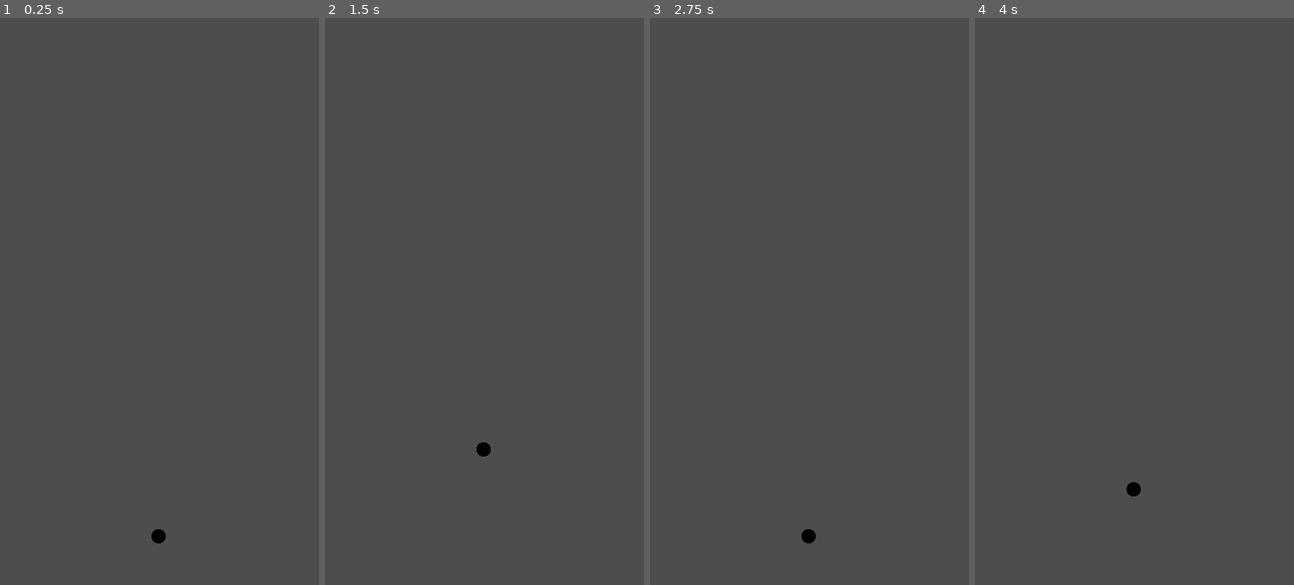
Above: before the commit, frames 1-4 (left to right).
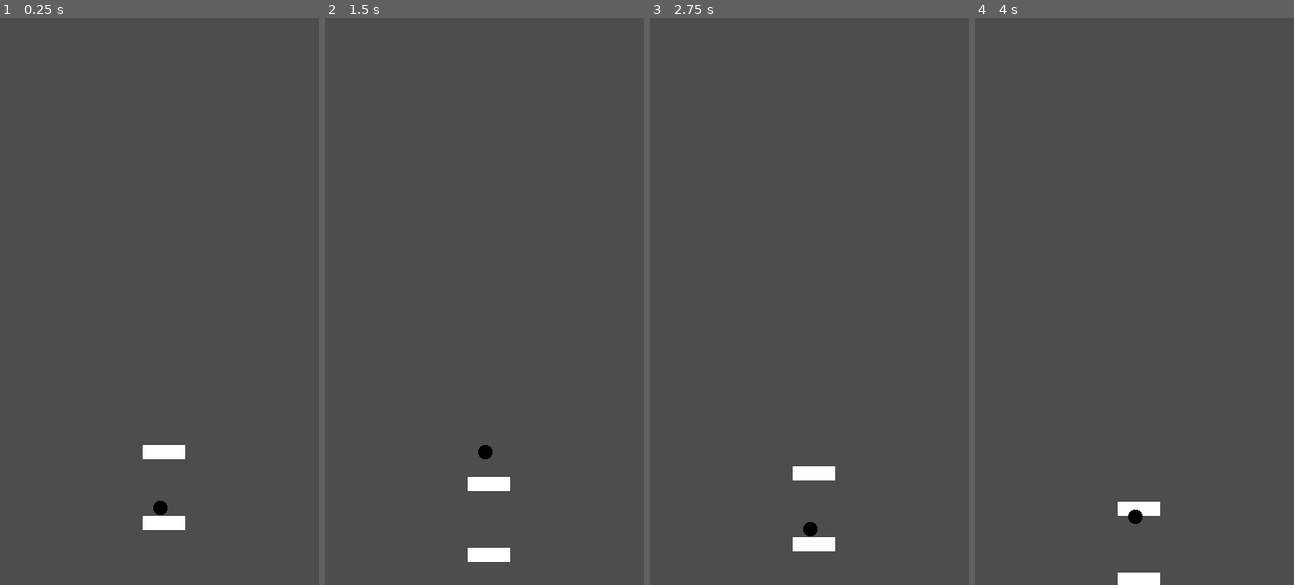
Above: after the commit, the same moments.

Repository: AngelBFdev/DashUp
Game: Godot game, scene res://TestingScenes/DashTesting.tscn
Same seed, same stepped clock (60 frames per second), same inputs: the game is played once before the commit and once after it.
Inputs (mouse positions are in pixels of both pictures, inside the frame that each line leads up to):
- Up to frame 1 (0.25 s): no input
- Up to frame 2 (1.5 s): tap Enter at 0.5 s; move the mouse to (554, 273) at 0.52 s; click (554, 273) at 0.67 s; move the mouse to (420, 329) at 1.27 s; click (420, 329) at 1.42 s
- Up to frame 3 (2.75 s): move the mouse to (841, 176) at 2.02 s; click (841, 176) at 2.17 s
- Up to frame 4 (4 s): move the mouse to (1118, 414) at 2.77 s; click (1118, 414) at 2.92 s; move the mouse to (1230, 386) at 3.52 s; click (1230, 386) at 3.67 s

The runs differ from the first frame. In frame 1, 0.8% of the frame differs, in the area x 44-59%, y 75-93%; in frame 2, 0.7%; in frame 3, 0.7%; in frame 4, 0.8%.

Commit message:
Added Camera
- Position Smoothing set to 5px

Diff:
--- a/TestingScenes/DashTesting.tscn
+++ b/TestingScenes/DashTesting.tscn
@@ -3,9 +3,6 @@
 [ext_resource type="Texture2D" uid="uid://d0ooxx1kr33p3" path="res://Sprites/platform1.png" id="1_ex165"]
 [ext_resource type="Script" path="res://Scripts/character_body_2d.gd" id="2_5tpvl"]
 [ext_resource type="Texture2D" uid="uid://u1lndgijmhr8" path="res://Sprites/Character1.png" id="3_ux56x"]
-
-[sub_resource type="RectangleShape2D" id="RectangleShape2D_q0s50"]
-size = Vector2(20, 15)
 
 [sub_resource type="TileSetAtlasSource" id="TileSetAtlasSource_rrb1d"]
 texture = ExtResource("1_ex165")
@@ -14,31 +11,44 @@
 [sub_resource type="TileSet" id="TileSet_u7clh"]
 sources/0 = SubResource("TileSetAtlasSource_rrb1d")
 
+[sub_resource type="RectangleShape2D" id="RectangleShape2D_q0s50"]
+size = Vector2(20, 16)
+
 [sub_resource type="CircleShape2D" id="CircleShape2D_0jsvm"]
 radius = 9.0
 
 [node name="Node2D" type="Node2D"]
 
-[node name="StaticBody2D" type="StaticBody2D" parent="."]
-position = Vector2(179, 585)
-
-[node name="CollisionShape2D" type="CollisionShape2D" parent="StaticBody2D"]
-position = Vector2(0, 16.5)
-shape = SubResource("RectangleShape2D_q0s50")
-
 [node name="TileMap" type="TileMap" parent="."]
 tile_set = SubResource("TileSet_u7clh")
 format = 2
-layer_0/tile_data = PackedInt32Array(2555934, 0, 0, 2555935, 0, 0, 2555936, 0, 0, 2555937, 0, 0, 2555938, 0, 0)
+layer_0/tile_data = PackedInt32Array(2293770, 0, 0, 2293771, 0, 0, 2293772, 0, 0, 1966090, 0, 0, 1966091, 0, 0, 1966092, 0, 0)
+
+[node name="StaticBody2D" type="StaticBody2D" parent="."]
+position = Vector2(180, 568)
+
+[node name="CollisionShape2D" type="CollisionShape2D" parent="StaticBody2D"]
+shape = SubResource("RectangleShape2D_q0s50")
+
+[node name="StaticBody2D2" type="StaticBody2D" parent="."]
+position = Vector2(233, 589)
+
+[node name="CollisionShape2D" type="CollisionShape2D" parent="StaticBody2D2"]
+position = Vector2(0, -88)
+shape = SubResource("RectangleShape2D_q0s50")
 
 [node name="CharacterBody2D" type="CharacterBody2D" parent="."]
+position = Vector2(180, 551)
 script = ExtResource("2_5tpvl")
 
 [node name="Sprite2D" type="Sprite2D" parent="CharacterBody2D"]
 texture_filter = 1
-position = Vector2(179, 585)
 texture = ExtResource("3_ux56x")
 
 [node name="CollisionShape2D" type="CollisionShape2D" parent="CharacterBody2D"]
-position = Vector2(179, 585)
 shape = SubResource("CircleShape2D_0jsvm")
+
+[node name="Camera2D" type="Camera2D" parent="CharacterBody2D"]
+position = Vector2(-1, -233)
+scale = Vector2(6.6, 0.24)
+position_smoothing_enabled = true
